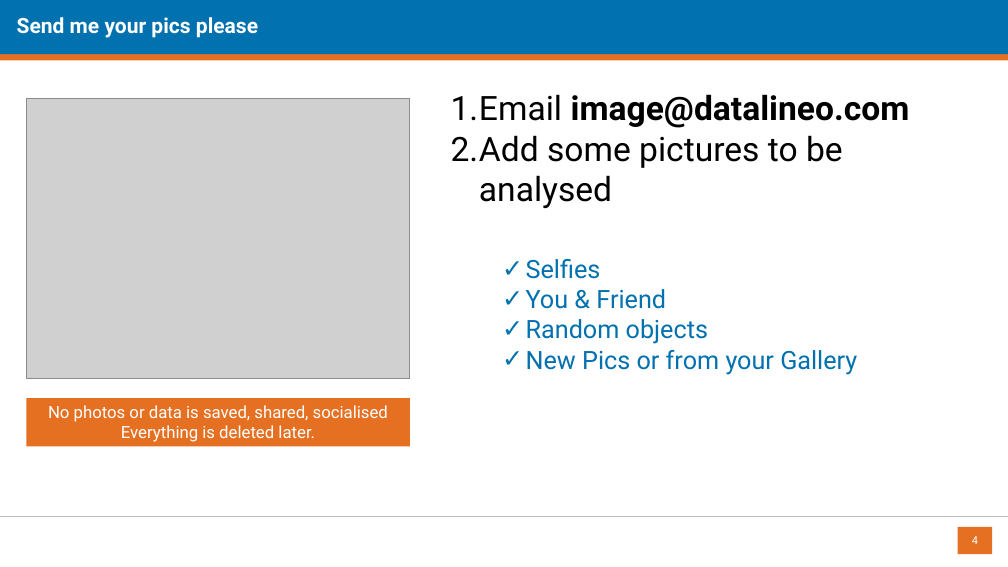
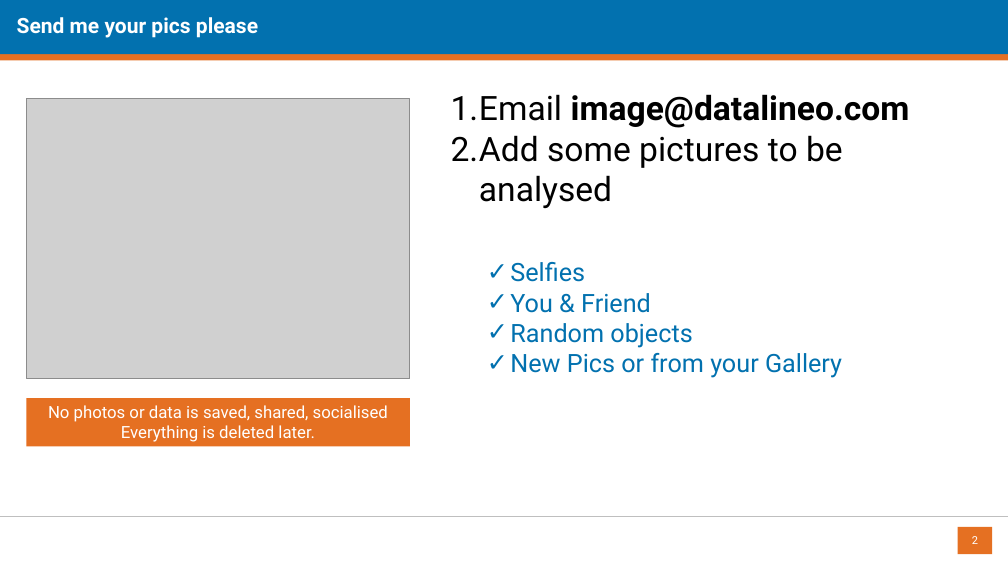
Before and after one commit to datalineo/sessions, a slide deck: slide 2 of Power Automate Image Analytics/Power Automate Image Analytics.pptx (slide 4 before the commit). Drawn at 1008x567 pixels with LibreOffice and Linux fonts; fonts in the diff are those of the drawing; grey boxes stand for pictures; background and template pictures are left out. Boxes give left, top, right and bottom in pixels: in the first picture for what was removed or moved away, otherwise in the second. Text is boxed around its words. In the diff, an @@ line names an element or a change of style, - is before the commit and + after.

```diff
--- a/Power Automate Image Analytics/Power Automate Image Analytics.pptx
+++ b/Power Automate Image Analytics/Power Automate Image Analytics.pptx
@@ text "Selfies": place and size @@
-text "Selfies" at bbox=[526, 259, 857, 375]
+text "Selfies" at bbox=[510, 262, 842, 378]
@@ page number at bbox=[972, 536, 978, 544]: text changed @@
-4
+2
```
Also in this commit, not shown: 1 other slide changed, 1 other file.
